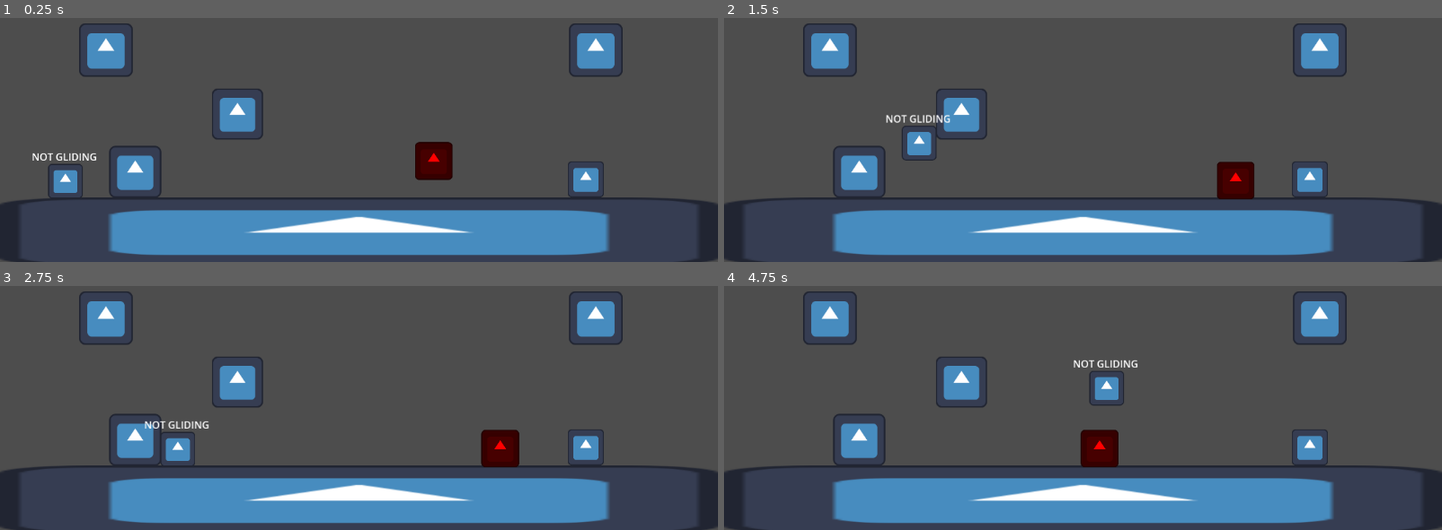
Above: before the commit, frames 1-4 (two rows, left to right).
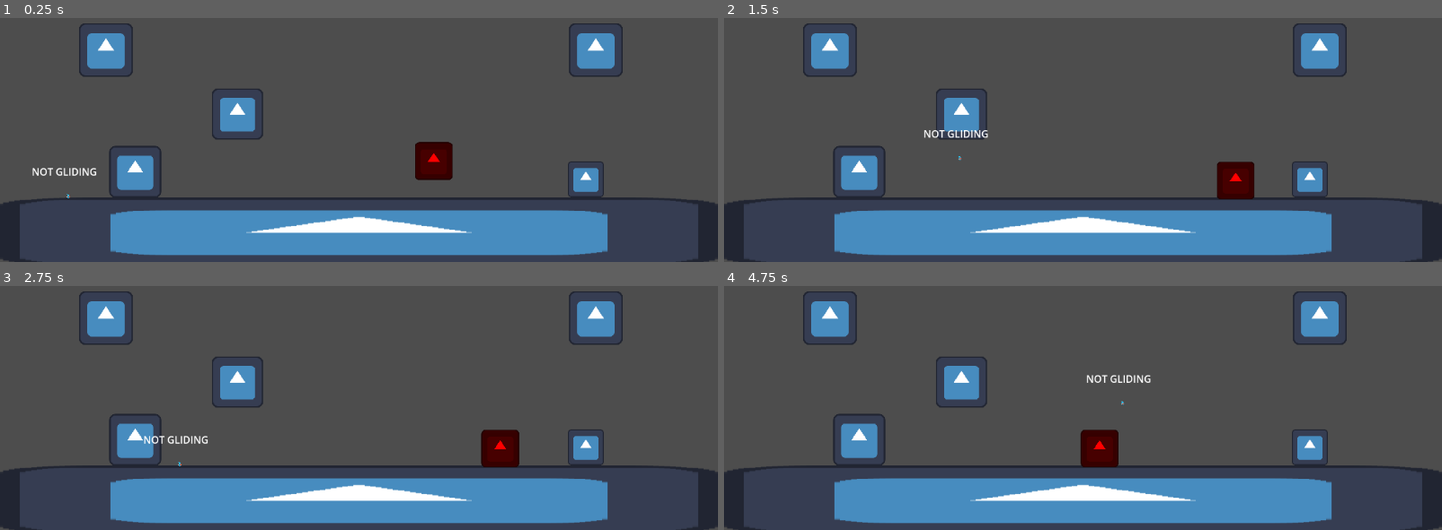
Above: after the commit, the same moments.

Repository: conor-wilson/dr-shrink
Game: Godot game, scene res://scenes/main.tscn
Same seed, same stepped clock (60 frames per second), same inputs: the game is played once before the commit and once after it. The engine's default icon, where the game draws it, is replaced by a stand-in: a white triangle on a blue panel in a dark square.
Inputs:
- Up to frame 1 (0.25 s): no input
- Up to frame 2 (1.5 s): hold Right (Right) from 0.53 s (still down); tap Space (Jump) at 0.77 s
- Up to frame 3 (2.75 s): tap Space (Jump) at 1.52 s; release Right (Right) at 2.03 s; hold Left (Left) from 2.03 s (still down)
- Up to frame 4 (4.75 s): release Left (Left) at 2.78 s; hold Right (Right) 2.78-4.28 s; tap Space (Jump) at 3.02, 3.77, 4.52 s; hold Left (Left) from 4.28 s (still down)

The runs differ from the first frame. In frame 1, 0.9% of the frame differs, in the area x 4-86%, y 9-98%; in frame 2, 1.0%, in the area x 12-86%, y 9-98%; in frame 3, 0.9%; in frame 4, 1.0%.

Commit message:
Refactored Player node to use new sample graphics

Diff:
--- a/shrinker/shrinker/project.godot
+++ b/shrinker/shrinker/project.godot
@@ -51,3 +51,7 @@
 "events": [Object(InputEventKey,"resource_local_to_scene":false,"resource_name":"","device":-1,"window_id":0,"alt_press …(195 unchanged characters)…
 ]
 }
+
+[rendering]
+
+textures/canvas_textures/default_texture_filter=0
--- a/shrinker/shrinker/scenes/entities/player.tscn
+++ b/shrinker/shrinker/scenes/entities/player.tscn
@@ -1,22 +1,23 @@
 [gd_scene load_steps=4 format=3 uid="uid://qqpy727wo2k3"]
 
-[ext_resource type="Texture2D" uid="uid://jav6v607tnug" path="res://icon.svg" id="1_olqjy"]
 [ext_resource type="Script" path="res://scenes/entities/player.gd" id="1_p3vp5"]
+[ext_resource type="Texture2D" uid="uid://b0efgrwb2ionq" path="res://graphics/player/gun/idle.png" id="2_j17tb"]
 
-[sub_resource type="RectangleShape2D" id="RectangleShape2D_1qw6c"]
-size = Vector2(54, 54)
+[sub_resource type="CapsuleShape2D" id="CapsuleShape2D_0qok2"]
+radius = 2.0
+height = 6.0
 
 [node name="Player" type="CharacterBody2D"]
 script = ExtResource("1_p3vp5")
 
 [node name="Sprite2D" type="Sprite2D" parent="."]
-position = Vector2(-4.99998, 3.05176e-05)
+position = Vector2(-4.76837e-07, 1.81899e-12)
 scale = Vector2(0.4375, 0.4375)
-texture = ExtResource("1_olqjy")
+texture = ExtResource("2_j17tb")
 
 [node name="CollisionShape2D" type="CollisionShape2D" parent="."]
-position = Vector2(-5, 0)
-shape = SubResource("RectangleShape2D_1qw6c")
+position = Vector2(-1, 0)
+shape = SubResource("CapsuleShape2D_0qok2")
 
 [node name="Label" type="Label" parent="."]
 offset_left = -59.0
